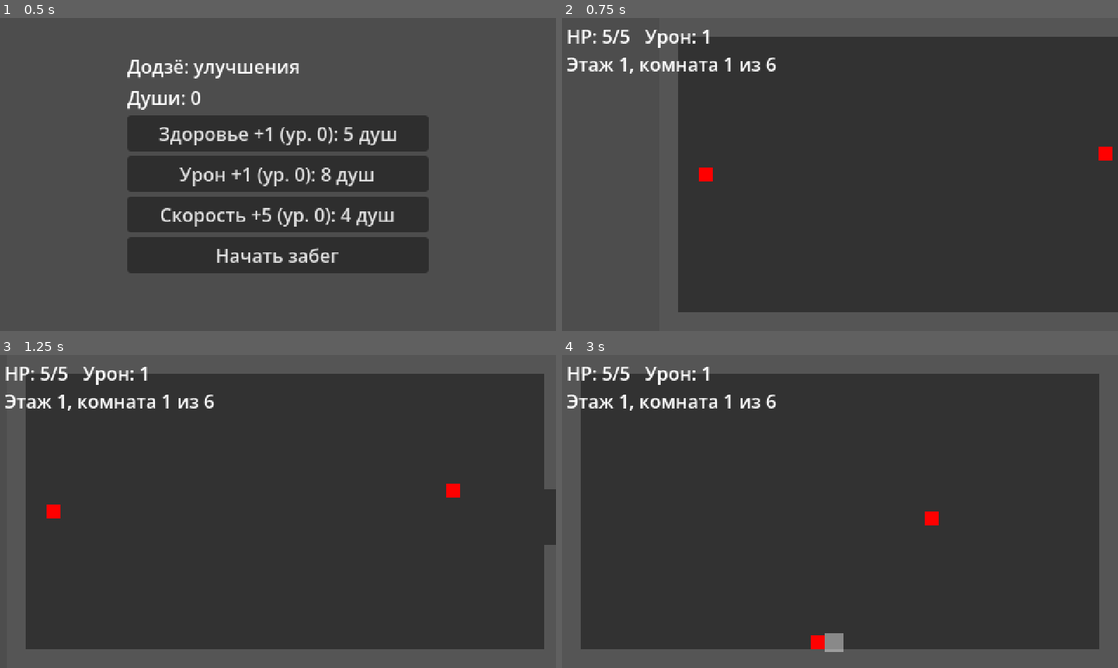
Above: before the commit, frames 1-4 (two rows, left to right).
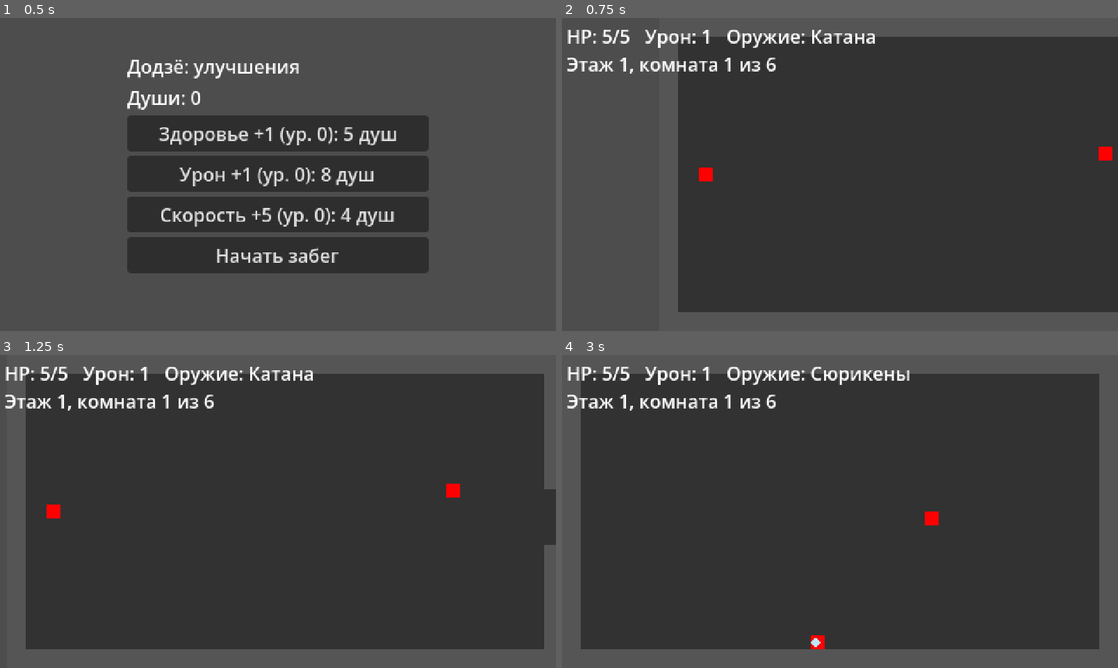
Above: after the commit, the same moments.

Repository: yungvlone112/first-roguelike-project
Game: Godot game, scene res://scenes/shop.tscn
The game is run twice, just before and just after one commit, with the same random seed, the same clock (stepped at 60 frames per second) and the same inputs.
Inputs:
- Up to frame 1 (0.5 s): no input
- Up to frame 2 (0.75 s): click "Начать забег" at 0.5 s
- Up to frame 3 (1.25 s): no input
- Up to frame 4 (3 s): hold D (move_right) 1.28-2.03 s; tap J (attack) at 1.35, 2.3, 2.85 s; tap Q (swap, bound only after the commit) at 1.55, 2.1 s; hold S (move_down) 2.03-2.78 s; hold D (move_right) from 2.78 s (still down)

Frame 1 is identical in both runs. In frame 2, 0.6% of the frame differs, in the area x 29-57%, y 3-10%; in frame 3, 0.6%; in frame 4, 1.0%, in the area x 29-63%, y 3-95%.

Commit message:
сюрикены и смена оружия

Diff:
--- a/project.godot
+++ b/project.godot
@@ -55,6 +55,11 @@
 "events": [Object(InputEventKey,"resource_local_to_scene":false,"resource_name":"","device":-1,"window_id":0,"alt_press …(192 unchanged characters)…
 ]
 }
+swap={
+"deadzone": 0.2,
+"events": [Object(InputEventKey,"resource_local_to_scene":false,"resource_name":"","device":-1,"window_id":0,"alt_pressed":false,"shift_pressed":false,"ctrl_pressed":false,"meta_pressed":false,"pressed":false,"keycode":0,"physical_keycode":81,"key_label":0,"unicode":113,"location":0,"echo":false,"script":null)
+]
+}
 
 [physics]
 
--- /dev/null
+++ b/scenes/shuriken.tscn
@@ -0,0 +1,19 @@
+[gd_scene format=3 uid="uid://db8p552phhqe5"]
+
+[ext_resource type="Script" uid="uid://cwjq0rkcuhryn" path="res://scripts/shuriken.gd" id="1_7ccba"]
+
+[sub_resource type="CircleShape2D" id="CircleShape2D_hf7dp"]
+radius = 3.0
+
+[node name="Shuriken" type="Area2D" unique_id=2136838530]
+script = ExtResource("1_7ccba")
+
+[node name="CollisionShape2D" type="CollisionShape2D" parent="." unique_id=1817900611]
+shape = SubResource("CircleShape2D_hf7dp")
+
+[node name="ColorRect" type="ColorRect" parent="." unique_id=509970198]
+offset_left = -3.0
+offset_top = -3.0
+offset_right = 3.0
+offset_bottom = 3.0
+color = Color(0.7490196, 0.9098039, 1, 1)
--- a/scripts/player.gd
+++ b/scripts/player.gd
@@ -1,15 +1,22 @@
 extends CharacterBody2D
+
+const SHURIKEN = preload("res://scenes/shuriken.tscn")
 
 @export var speed := 90.0
 @export var attack_damage := 1
 @export var attack_time := 0.15
 @export var attack_cooldown := 0.35
+@export var throw_cooldown := 0.5
+@export var swap_cooldown := 1.5
+@export var shuriken_speed := 180.0
 @export var max_hp := 5
 @export var iframes := 1.0
 
 var hp := 0
 var facing := Vector2.RIGHT
 var can_attack := true
+var swap_ready := true
+var weapon := "katana"
 var invincible := false
 var dead := false
 
@@ -19,6 +26,9 @@
 
 func _ready():
 	add_to_group("player")
+	max_hp += Meta.level("hp")
+	attack_damage += Meta.level("dmg")
+	speed += 5.0 * Meta.level("speed")
 	hp = max_hp
 	update_hp()
 	hitbox.monitoring = false
@@ -31,8 +41,30 @@
 		facing = dir.normalized()
 	velocity = dir * speed
 	move_and_slide()
+	if Input.is_action_just_pressed("swap") and swap_ready:
+		swap_weapon()
 	if Input.is_action_just_pressed("attack") and can_attack:
-		attack()
+		if weapon == "katana":
+			attack()
+		else:
+			throw_shuriken()
+
+func swap_weapon():
+	swap_ready = false
+	weapon = "shuriken" if weapon == "katana" else "katana"
+	update_hp()
+	await get_tree().create_timer(swap_cooldown).timeout
+	swap_ready = true
+
+func throw_shuriken():
+	can_attack = false
+	var s = SHURIKEN.instantiate()
+	s.velocity = facing * shuriken_speed
+	s.damage = attack_damage
+	s.position = position
+	get_parent().add_child.call_deferred(s)
+	await get_tree().create_timer(throw_cooldown).timeout
+	can_attack = true
 
 func attack():
 	can_attack = false
@@ -53,7 +85,8 @@
 		body.take_damage(attack_damage)
 
 func update_hp():
-	hp_label.text = "HP: %d/%d   Урон: %d" % [hp, max_hp, attack_damage]
+	var w = "Катана" if weapon == "katana" else "Сюрикены"
+	hp_label.text = "HP: %d/%d   Урон: %d   Оружие: %s" % [hp, max_hp, attack_damage, w]
 
 func apply_item(kind):
 	match kind:
--- /dev/null
+++ b/scripts/shuriken.gd
@@ -0,0 +1,24 @@
+extends Area2D
+
+var velocity := Vector2.ZERO
+var damage := 1
+var life := 1.2
+
+func _ready():
+	body_entered.connect(_on_body)
+
+func _physics_process(delta):
+	position += velocity * delta
+	rotation += 20.0 * delta
+	life -= delta
+	if life <= 0:
+		queue_free()
+
+func _on_body(body):
+	if body.is_in_group("player"):
+		return
+	if body.has_method("take_damage"):
+		body.take_damage(damage)
+		queue_free()
+	elif body is StaticBody2D:
+		queue_free()
Not shown, added: scripts/shuriken.gd.uid
